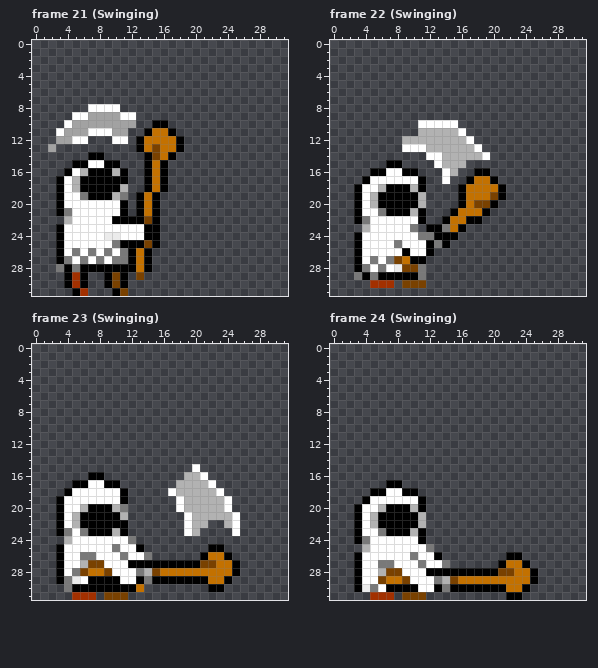
A pixel-art file gets an edit: assets/images/player.aseprite. This is how it looked before the edit.
32x32 pixels, 35 frames. Pixels under 10% opacity are left out. Colours within 5 levels of each other are drawn and written as one. Shown: frame 21 (Swinging), frame 22 (Swinging), frame 23 (Swinging), frame 24 (Swinging). The commit also changed other frames, which this record leaves out.
Once edited:
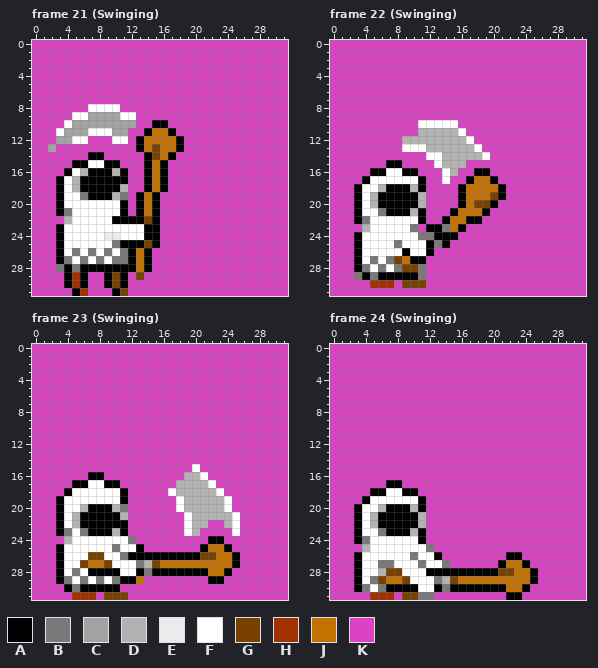
Palette (. is transparent): A #000000  B #797979  C #a2a2a2  D #b2b2b2  E #ebebeb  F #ffffff  G #794100  H #a23000  J #c37100  K #db41c3
The edit:
layer "Background" now shown
Changed rows in their new state; - is an unchanged pixel.
Frame 21 (Swinging), layer "Background":
first column x 0:
 0 KKKKKKKKKKKKKKKKKKKKKKKKKKKKKKKK
 1 KKKKKKKKKKKKKKKKKKKKKKKKKKKKKKKK
 2 KKKKKKKKKKKKKKKKKKKKKKKKKKKKKKKK
 3 KKKKKKKKKKKKKKKKKKKKKKKKKKKKKKKK
 4 KKKKKKKKKKKKKKKKKKKKKKKKKKKKKKKK
 5 KKKKKKKKKKKKKKKKKKKKKKKKKKKKKKKK
 6 KKKKKKKKKKKKKKKKKKKKKKKKKKKKKKKK
 7 KKKKKKKKKKKKKKKKKKKKKKKKKKKKKKKK
 8 KKKKKKK----KKKKKKKKKKKKKKKKKKKKK
 9 KKKKK--------KKKKKKKKKKKKKKKKKKK
10 KKKK---------KK--KKKKKKKKKKKKKKK
11 KKK---------KK----KKKKKKKKKKKKKK
12 KKK----KKK--K------KKKKKKKKKKKKK
13 KK-KKKKKKKKKK------KKKKKKKKKKKKK
14 KKKKKKK--KKKKK----KKKKKKKKKKKKKK
15 KKKKK------KKK---KKKKKKKKKKKKKKK
16 KKKK--------KK---KKKKKKKKKKKKKKK
17 KKK---------KK---KKKKKKKKKKKKKKK
18 KKK---------KK---KKKKKKKKKKKKKKK
19 KKK---------K---KKKKKKKKKKKKKKKK
20 KKK---------K---KKKKKKKKKKKKKKKK
21 KKK---------K---KKKKKKKKKKKKKKKK
22 KKKK------------KKKKKKKKKKKKKKKK
23 KKK-------------KKKKKKKKKKKKKKKK
24 KKK-------------KKKKKKKKKKKKKKKK
25 KKK-------------KKKKKKKKKKKKKKKK
26 KKK------------KKKKKKKKKKKKKKKKK
27 KKK------------KKKKKKKKKKKKKKKKK
28 KKK------------KKKKKKKKKKKKKKKKK
29 KKKK---KK---K-KKKKKKKKKKKKKKKKKK
30 KKKK---KK---KKKKKKKKKKKKKKKKKKKK
31 KKKKK--KKK--KKKKKKKKKKKKKKKKKKKK
Frame 22 (Swinging), layers "Layer 1", "Background":
first column x 0:
 0 KKKKKKKKKKKKKKKKKKKKKKKKKKKKKKKK
 1 KKKKKKKKKKKKKKKKKKKKKKKKKKKKKKKK
 2 KKKKKKKKKKKKKKKKKKKKKKKKKKKKKKKK
 3 KKKKKKKKKKKKKKKKKKKKKKKKKKKKKKKK
 4 KKKKKKKKKKKKKKKKKKKKKKKKKKKKKKKK
 5 KKKKKKKKKKKKKKKKKKKKKKKKKKKKKKKK
 6 KKKKKKKKKKKKKKKKKKKKKKKKKKKKKKKK
 7 KKKKKKKKKKKKKKKKKKKKKKKKKKKKKKKK
 8 KKKKKKKKKKKKKKKKKKKKKKKKKKKKKKKK
 9 KKKKKKKKKKKKKKKKKKKKKKKKKKKKKKKK
10 KKKKKKKKKKK-----KKKKKKKKKKKKKKKK
11 KKKKKKKKKKK------KKKKKKKKKKKKKKK
12 KKKKKKKKK---------KKKKKKKKKKKKKK
13 KKKKKKKKK----------KKKKKKKKKKKKK
14 KKKKKKKKKKKK--------KKKKKKKKKKKK
15 KKKKKKK--KKKK----KKKKKKKKKKKKKKK
16 KKKKK------KKK--KK--KKKKKKKKKKKK
17 KKKK--------KK-KK----KKKKKKKKKKK
18 KKK---------KKKK------KKKKKKKKKK
19 KKK---------KKKK------KKKKKKKKKK
20 KKK---------KKKK-----KKKKKKKKKKK
21 KKK---------KKK-----KKKKKKKKKKKK
22 KKK---------KK-----KKKKKKKKKKKKK
23 KKKK-------K-----KKKKKKKKKKKKKKK
24 KKK-------------KKKKKKKKKKKKKKKK
25 KKK------------KKKKKKKKKKKKKKKKK
26 KKK----------KKKKKKKKKKKKKKKKKKK
27 KKK---------KKKKKKKKKKKKKKKKKKKK
28 KKK-----B---KKKKKKKKKKKKKKKKKKKK
29 KKK---------KKKKKKKKKKKKKKKKKKKK
30 KKKKK---K---KKKKKKKKKKKKKKKKKKKK
31 KKKKKKKKKKKKKKKKKKKKKKKKKKKKKKKK
Frame 23 (Swinging), layers "Layer 1", "Background":
first column x 0:
 0 KKKKKKKKKKKKKKKKKKKKKKKKKKKKKKKK
 1 KKKKKKKKKKKKKKKKKKKKKKKKKKKKKKKK
 2 KKKKKKKKKKKKKKKKKKKKKKKKKKKKKKKK
 3 KKKKKKKKKKKKKKKKKKKKKKKKKKKKKKKK
 4 KKKKKKKKKKKKKKKKKKKKKKKKKKKKKKKK
 5 KKKKKKKKKKKKKKKKKKKKKKKKKKKKKKKK
 6 KKKKKKKKKKKKKKKKKKKKKKKKKKKKKKKK
 7 KKKKKKKKKKKKKKKKKKKKKKKKKKKKKKKK
 8 KKKKKKKKKKKKKKKKKKKKKKKKKKKKKKKK
 9 KKKKKKKKKKKKKKKKKKKKKKKKKKKKKKKK
10 KKKKKKKKKKKKKKKKKKKKKKKKKKKKKKKK
11 KKKKKKKKKKKKKKKKKKKKKKKKKKKKKKKK
12 KKKKKKKKKKKKKKKKKKKKKKKKKKKKKKKK
13 KKKKKKKKKKKKKKKKKKKKKKKKKKKKKKKK
14 KKKKKKKKKKKKKKKKKKKKKKKKKKKKKKKK
15 KKKKKKKKKKKKKKKKKKKK-KKKKKKKKKKK
16 KKKKKKK--KKKKKKKKKK---KKKKKKKKKK
17 KKKKK------KKKKKKK-----KKKKKKKKK
18 KKKK--------KKKKK-------KKKKKKKK
19 KKK---------KKKKKK-------KKKKKKK
20 KKK---------KKKKKK-------KKKKKKK
21 KKK---------KKKKKKK-------KKKKKK
22 KKK---------KKKKKKK---KK--KKKKKK
23 KKK---------KKKKKKK--KKKK-KKKKKK
24 KKKK---------KKKKKKKKKAAKKKKKKKK
25 KKK-----------KKKKKKKAJJAKKKKKKK
26 KKK---FGG---AAAAAAAAAGG-JAKKKKKK
27 KKK---GJJG--FBDGJJJJJJJ---KKKKKK
28 KKK---FAAAA--ABAAAAAAA--AKKKKKKK
29 KKK--FBFBFBAAJKKKKKKKKAAKKKKKKKK
30 KKKKAB-----KKKKKKKKKKKKKKKKKKKKK
31 KKKKK---K---KKKKKKKKKKKKKKKKKKKK
Frame 24 (Swinging), layers "Layer 1", "Background":
first column x 0:
 0 KKKKKKKKKKKKKKKKKKKKKKKKKKKKKKKK
 1 KKKKKKKKKKKKKKKKKKKKKKKKKKKKKKKK
 2 KKKKKKKKKKKKKKKKKKKKKKKKKKKKKKKK
 3 KKKKKKKKKKKKKKKKKKKKKKKKKKKKKKKK
 4 KKKKKKKKKKKKKKKKKKKKKKKKKKKKKKKK
 5 KKKKKKKKKKKKKKKKKKKKKKKKKKKKKKKK
 6 KKKKKKKKKKKKKKKKKKKKKKKKKKKKKKKK
 7 KKKKKKKKKKKKKKKKKKKKKKKKKKKKKKKK
 8 KKKKKKKKKKKKKKKKKKKKKKKKKKKKKKKK
 9 KKKKKKKKKKKKKKKKKKKKKKKKKKKKKKKK
10 KKKKKKKKKKKKKKKKKKKKKKKKKKKKKKKK
11 KKKKKKKKKKKKKKKKKKKKKKKKKKKKKKKK
12 KKKKKKKKKKKKKKKKKKKKKKKKKKKKKKKK
13 KKKKKKKKKKKKKKKKKKKKKKKKKKKKKKKK
14 KKKKKKKKKKKKKKKKKKKKKKKKKKKKKKKK
15 KKKKKKKKKKKKKKKKKKKKKKKKKKKKKKKK
16 KKKKKKKKKKKKKKKKKKKKKKKKKKKKKKKK
17 KKKKKKK--KKKKKKKKKKKKKKKKKKKKKKK
18 KKKKK------KKKKKKKKKKKKKKKKKKKKK
19 KKKK--------KKKKKKKKKKKKKKKKKKKK
20 KKK---------KKKKKKKKKKKKKKKKKKKK
21 KKK---------KKKKKKKKKKKKKKKKKKKK
22 KKK---------KKKKKKKKKKKKKKKKKKKK
23 KKK---------KKKKKKKKKKKKKKKKKKKK
24 KKK---------KKKKKKKKKKKKKKKKKKKK
25 KKKK---------KKKKKKKKKKKKKKKKKKK
26 KKK-----------KKKKKKKK--KKKKKKKK
27 KKK------------KKKKKK----KKKKKKK
28 KKK-----------------------KKKKKK
29 KKK--B--------------------KKKKKK
30 KKK-BFB------------------KKKKKKK
31 KKKKK---K--BBKKKKKKKKK--KKKKKKKK
Where, in picture pixels (left, top, right, bottom), the same in both pictures:
added: (32, 40, 288, 296)
changed: (330, 40, 586, 296)
changed: (32, 344, 288, 600)
changed: (330, 344, 586, 600)
